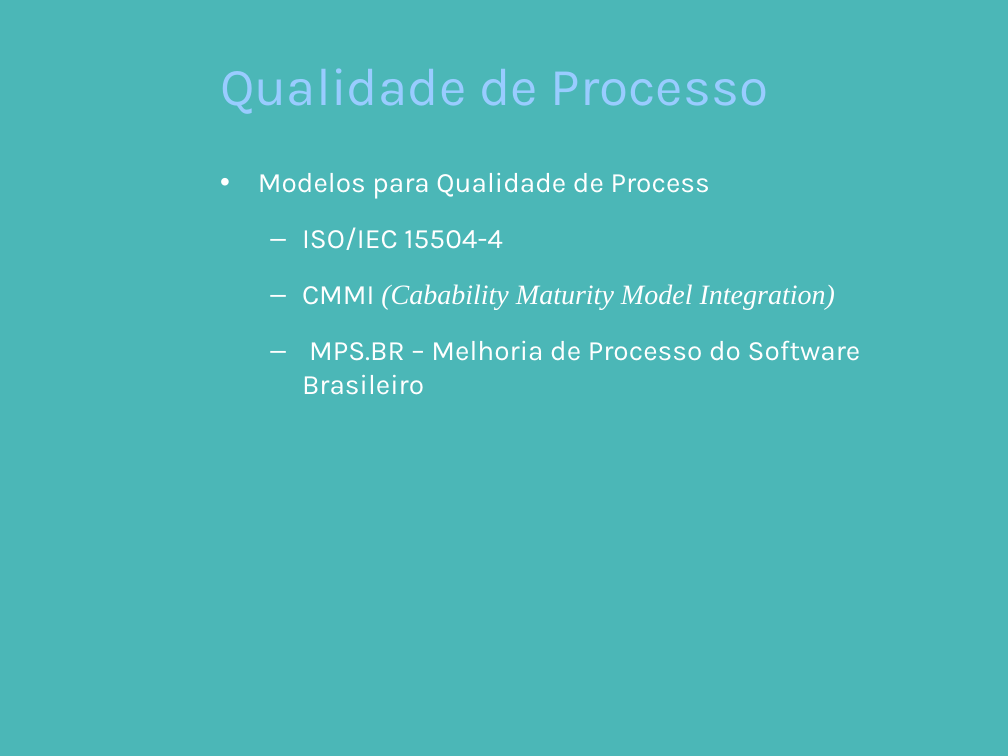
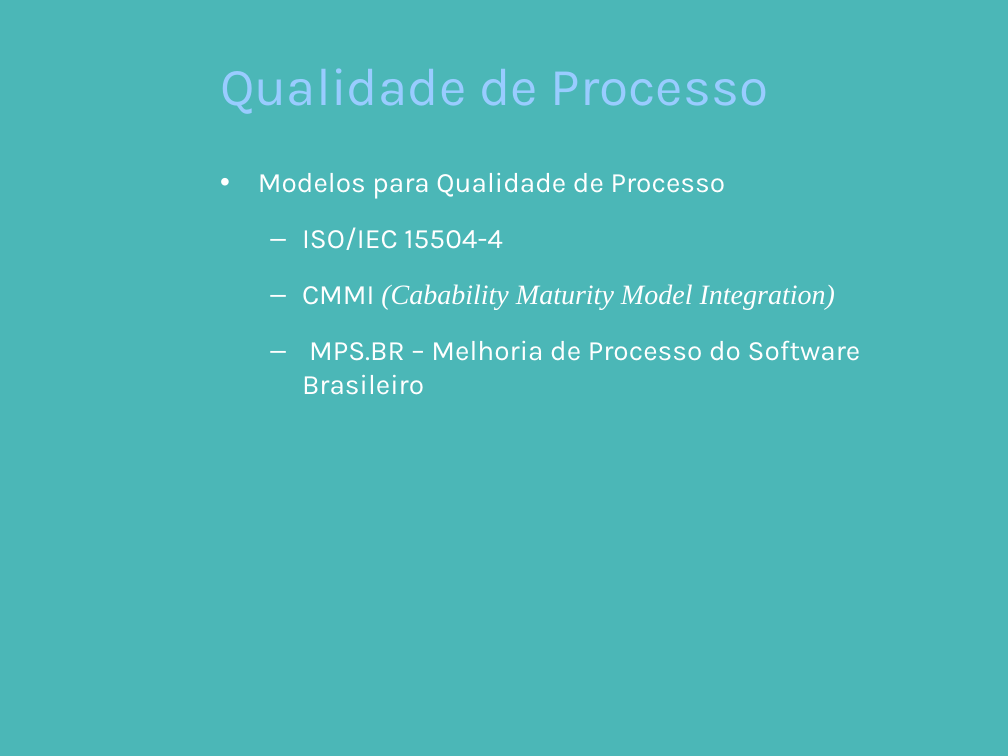
Before and after one commit to pddnew/monografia, a slide deck: slide 11 of presentation/presentation_1.0.0.pptx. Drawn at 1008x756 pixels with LibreOffice and Linux fonts; fonts in the diff are those of the drawing; background and template pictures are left out. Boxes give left, top, right and bottom in pixels: in the first picture for what was removed or moved away, otherwise in the second. Text is boxed around its words. In the diff, an @@ line names an element or a change of style, - is before the commit and + after.

```diff
--- a/presentation/presentation_1.0.0.pptx
+++ b/presentation/presentation_1.0.0.pptx
@@ text at (258,173,726,199): text changed @@
-• Modelos para Qualidade de Process
+• Modelos para Qualidade de Processo
```
Also in this commit, not shown: 2 other slides changed.
